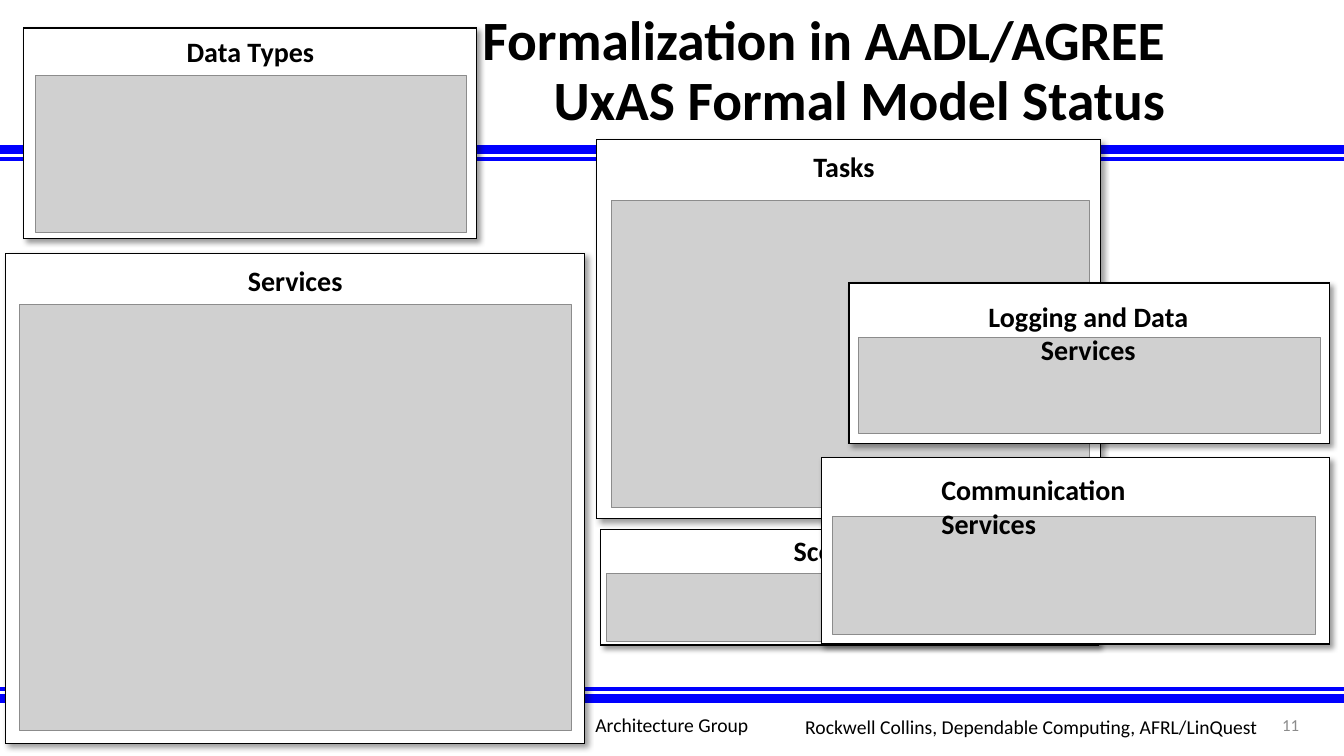
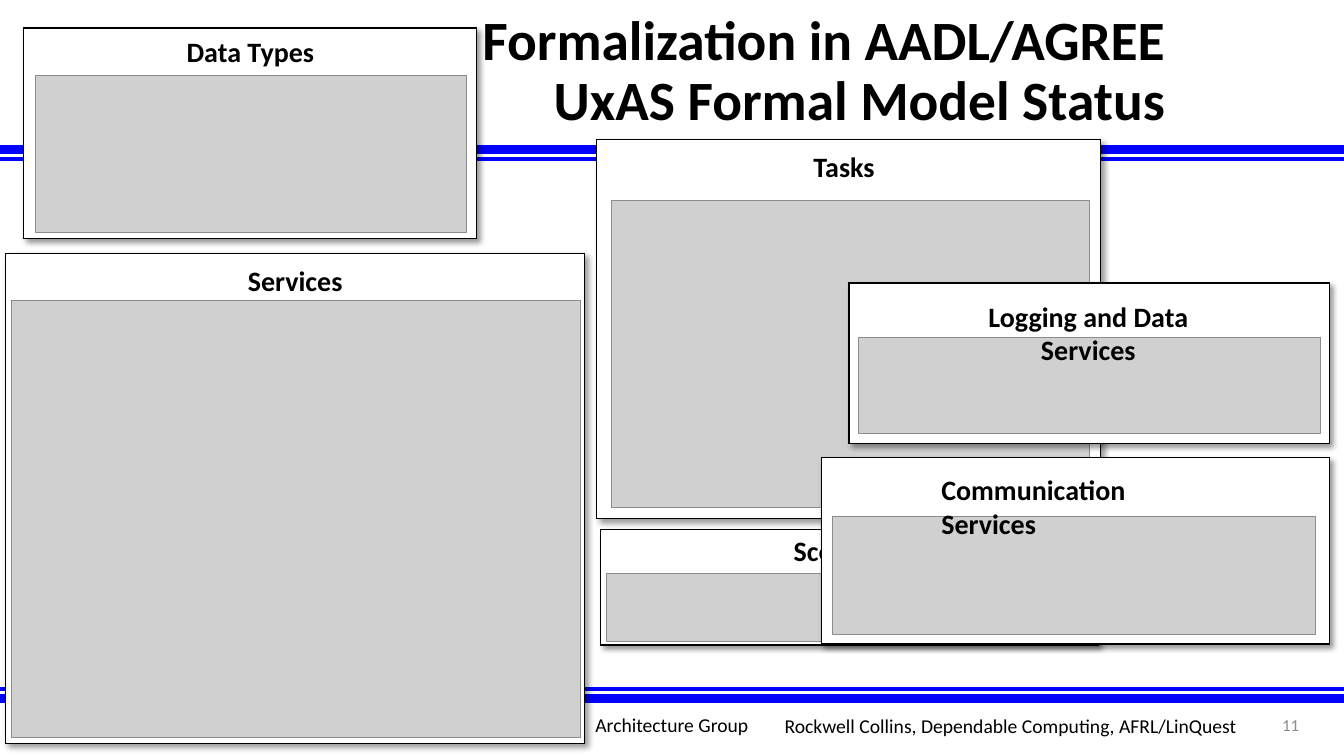
Before and after one commit to afrl-rq/OpenUxAS-SoI, a slide deck: slide 11 of presentations/S5_SoI_Architecture_Group.pptx. Drawn at 1344x756 pixels with LibreOffice and Linux fonts; fonts in the diff are those of the drawing; grey boxes stand for pictures; background and template pictures are left out. Boxes give left, top, right and bottom in pixels: in the first picture for what was removed or moved away, otherwise in the second. Text is boxed around its words. In the diff, an @@ line names an element or a change of style, - is before the commit and + after.

Commit message:
updated GE slides and status slide

```diff
--- a/presentations/S5_SoI_Architecture_Group.pptx
+++ b/presentations/S5_SoI_Architecture_Group.pptx
@@ picture: place and size @@
-picture at bbox=[19, 304, 572, 730]
+picture at bbox=[12, 300, 581, 738]
@@ text "Rockwell Collins, Dependable Computing, AFRL/LinQuest": place and size @@
-text "Rockwell Collins, Dependable Computing, AFRL/LinQuest" at bbox=[805, 720, 1257, 738]
+text "Rockwell Collins, Dependable Computing, AFRL/LinQuest" at bbox=[785, 719, 1236, 737]
```
Also in this commit, not shown: 7 other slides changed, 4 slides added.
